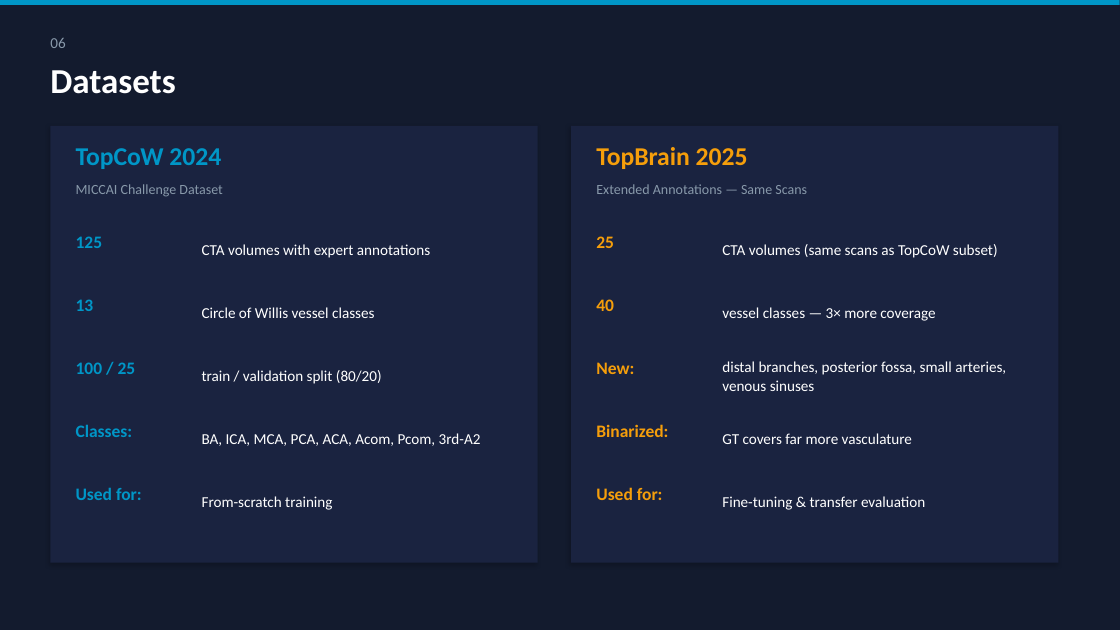
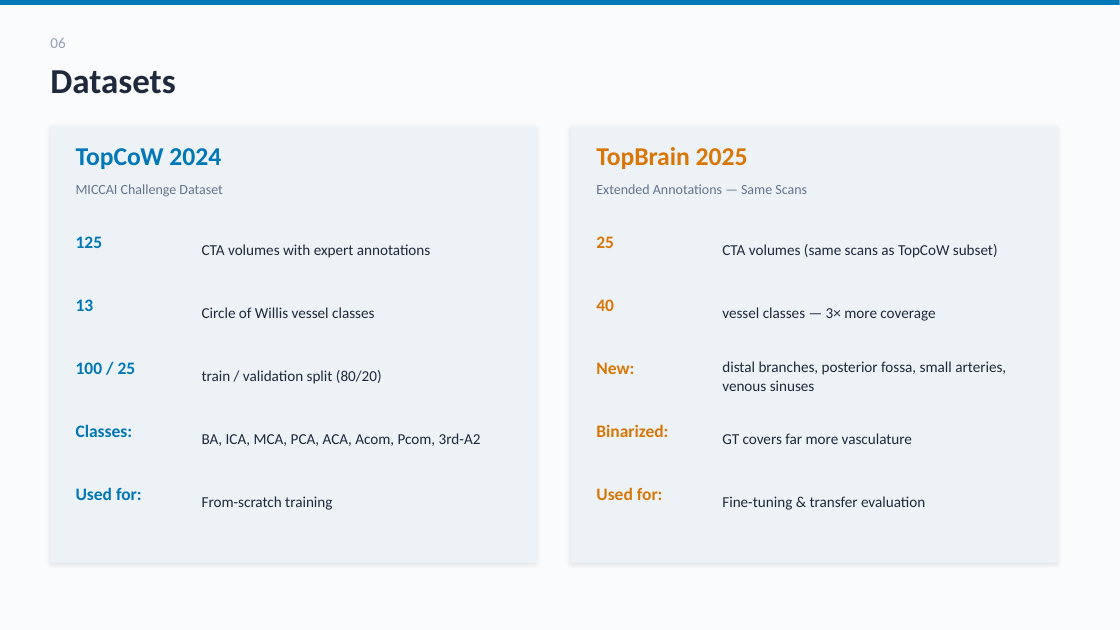
Before and after one commit to SamihAmer/Deep-Learning-for-Computer-Vision, a slide deck: slide 7 of vessel_seg_v2/CTA Seg V2/report/presentation_v2.pptx. Drawn at 1120x630 pixels with LibreOffice and Linux fonts; fonts in the diff are those of the drawing. Boxes give left, top, right and bottom in pixels: in the first picture for what was removed or moved away, otherwise in the second. Text is boxed around its words. In the diff, an @@ line names an element or a change of style, - is before the commit and + after.

```diff
--- a/vessel_seg_v2/CTA Seg V2/report/presentation_v2.pptx
+++ b/vessel_seg_v2/CTA Seg V2/report/presentation_v2.pptx
@@ background #131B2E to #FAFBFD @@
@@ rectangle at (0, 0, 1120, 5): fill #0096C7 to #0077B6 @@
@@ text "06" at (50, 38, 65, 48): text colour #8899AA to #94A3B8 @@
@@ rectangle at (50, 126, 538, 563): fill #1A2340 to #EDF2F7; shadow changed @@
@@ rectangle at (571, 126, 1059, 563): fill #1A2340 to #EDF2F7; shadow changed @@
@@ text "MICCAI Challenge Dataset" at (76, 184, 222, 197): text colour #8899AA to #64748B @@
@@ text "Extended Annotations — Same Scans" at (596, 184, 807, 194): text colour #8899AA to #64748B @@
@@ text colour #0096C7 to #0077B6 in 6 elements at (76, 148, 221, 169), (76, 236, 103, 248), (76, 299, 94, 311), (76, 362, 136, 374), (76, 424, 133, 437), (76, 487, 142, 500) @@
@@ text colour #F59E0B to #D97706 in 6 elements at (596, 147, 748, 169), (596, 236, 614, 248), (596, 299, 614, 311), (596, 362, 634, 374), (596, 424, 668, 437), (596, 487, 663, 500) @@
@@ text colour #FFFFFF to #1E293B in 11 elements at (50, 70, 175, 94), (202, 244, 430, 258), (202, 307, 374, 318), (202, 370, 382, 384), (202, 433, 481, 446), (202, 496, 332, 510), (722, 244, 998, 258), (722, 307, 935, 321), (722, 361, 1006, 391), (722, 433, 912, 444), (722, 496, 925, 510) @@
```
Also in this commit, not shown: 20 other slides changed, 14 other files.
